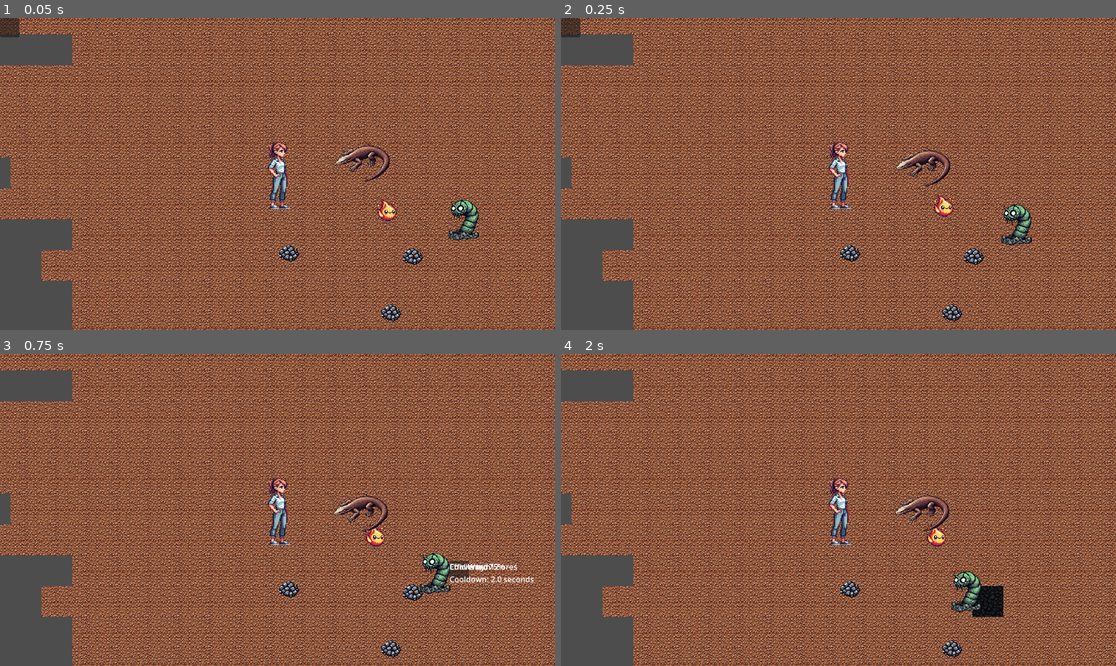
Above: before the commit, frames 1-4 (two rows, left to right).
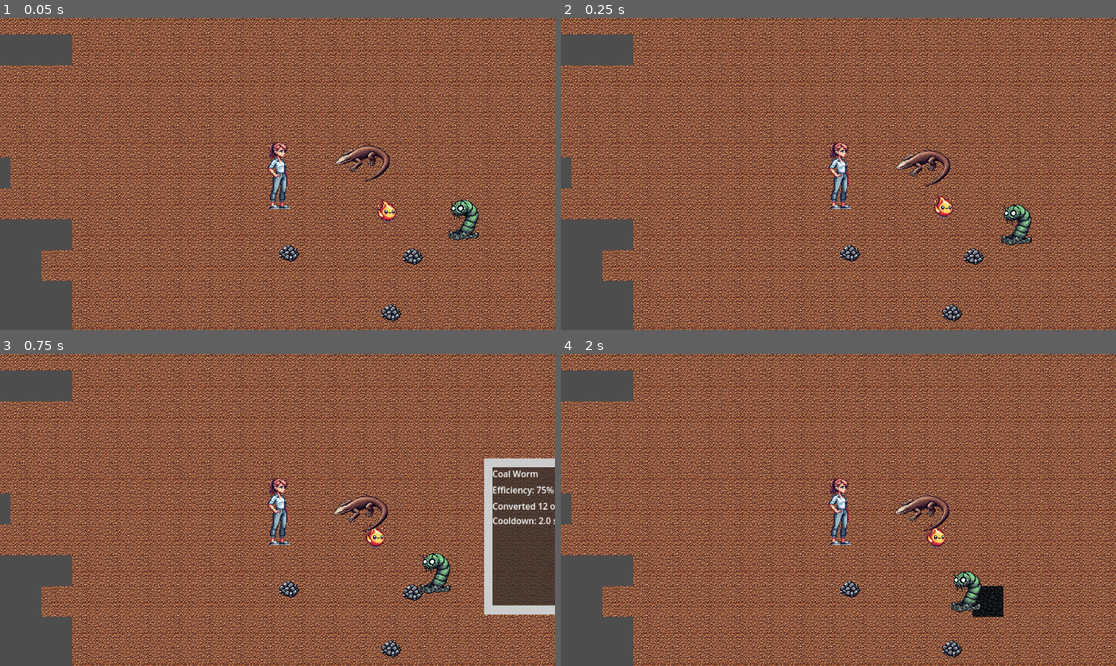
Above: after the commit, the same moments.

Repository: aaronjmcd2/ecomonster-project
Game: Godot game, scene res://scenes/Main.tscn
The game is run twice, just before and just after one commit, with the same random seed, the same clock (stepped at 60 frames per second) and the same inputs.
Inputs (mouse positions are in pixels of both pictures, inside the frame that each line leads up to):
- Up to frame 1 (0.05 s): no input
- Up to frame 2 (0.25 s): no input
- Up to frame 3 (0.75 s): drag from (444, 566) to (333, 441) at 0.52 s
- Up to frame 4 (2 s): drag from (727, 525) to (810, 572) at 1.27 s

The runs differ from the first frame. In frame 1, 0.2% of the frame differs, in the area x 0-4%, y 0-7%; in frame 2, 0.2%; in frame 3, 6.4%, in the area x 80-100%, y 33-84%; in frame 4, nothing differs.

Commit message:
Added UI to remaining monsters and fixed problems with look of UI

Diff:
--- a/scenes/Dragon.tscn
+++ b/scenes/Dragon.tscn
@@ -1,6 +1,6 @@
 [gd_scene load_steps=5 format=3 uid="uid://b7he5tq8l7t7i"]
 
-[ext_resource type="Script" uid="uid://d2fbxnvdgoy1v" path="res://Dragon.gd" id="1_yknt0"]
+[ext_resource type="Script" uid="uid://d2fbxnvdgoy1v" path="res://scripts/Dragon.gd" id="1_yknt0"]
 [ext_resource type="PackedScene" uid="uid://d34k3bh2ptavc" path="res://scenes/IronOreDrop.tscn" id="2_2awct"]
 [ext_resource type="Texture2D" uid="uid://c7s8yh63ldkjh" path="res://sprites/Monsters/Dragon.png" id="2_q2k8u"]
 
@@ -8,6 +8,7 @@
 size = Vector2(102, 35)
 
 [node name="Dragon" type="CharacterBody2D" groups=["monsters"]]
+input_pickable = true
 script = ExtResource("1_yknt0")
 ore_drop_scene = ExtResource("2_2awct")
 
--- a/scenes/FireElemental.tscn
+++ b/scenes/FireElemental.tscn
@@ -1,6 +1,6 @@
 [gd_scene load_steps=4 format=3 uid="uid://dmu5gj4pq8apf"]
 
-[ext_resource type="Script" uid="uid://c8pam7rqh754n" path="res://FireElemental.gd" id="1_84vng"]
+[ext_resource type="Script" uid="uid://c8pam7rqh754n" path="res://scripts/FireElemental.gd" id="1_84vng"]
 [ext_resource type="Texture2D" uid="uid://c2efpqjg6600s" path="res://sprites/Monsters/FireElemental.png" id="2_1x2w1"]
 
 [sub_resource type="CircleShape2D" id="CircleShape2D_4efj1"]
@@ -8,6 +8,7 @@
 
 [node name="FireElemental" type="CharacterBody2D" groups=["monsters"]]
 collision_layer = 2
+input_pickable = true
 script = ExtResource("1_84vng")
 
 [node name="Sprite2D" type="Sprite2D" parent="."]
--- a/scenes/Main.tscn
+++ b/scenes/Main.tscn
@@ -6,6 +6,7 @@
 [ext_resource type="PackedScene" uid="uid://diaywsr5x8gc8" path="res://scenes/CoalWorm.tscn" id="4_vcsgt"]
 [ext_resource type="PackedScene" uid="uid://dmu5gj4pq8apf" path="res://scenes/FireElemental.tscn" id="5_vcsgt"]
 [ext_resource type="PackedScene" uid="uid://b7he5tq8l7t7i" path="res://scenes/Dragon.tscn" id="6_c01mt"]
+[ext_resource type="PackedScene" uid="uid://ccfcrl5wxjvor" path="res://scenes/MonsterInfoPopup.tscn" id="7_nxtc6"]
 
 [node name="Main" type="Node2D"]
 
@@ -39,3 +40,5 @@
 
 [node name="Dragon" parent="." instance=ExtResource("6_c01mt")]
 position = Vector2(-230, -123)
+
+[node name="MonsterInfoPopup" parent="." instance=ExtResource("7_nxtc6")]
--- a/scenes/MonsterInfoPopup.tscn
+++ b/scenes/MonsterInfoPopup.tscn
@@ -1,25 +1,44 @@
-[gd_scene load_steps=2 format=3 uid="uid://ccfcrl5wxjvor"]
+[gd_scene load_steps=3 format=3 uid="uid://ccfcrl5wxjvor"]
 
 [ext_resource type="Script" uid="uid://cx85rxy22h213" path="res://scripts/MonsterInfoPopup.gd" id="1_3kvvm"]
 
+[sub_resource type="StyleBoxFlat" id="StyleBoxFlat_3kvvm"]
+bg_color = Color(0.184314, 0.176471, 0.164706, 0.698039)
+border_width_left = 10
+border_width_top = 10
+border_width_right = 10
+border_width_bottom = 10
+expand_margin_left = 70.0
+expand_margin_top = 67.0
+expand_margin_right = 66.0
+expand_margin_bottom = 69.0
+
 [node name="MonsterInfoPopup" type="CanvasLayer"]
+layer = 0
+visible = false
 script = ExtResource("1_3kvvm")
 
 [node name="Panel" type="Panel" parent="."]
+custom_minimum_size = Vector2(40, 40)
 offset_right = 40.0
 offset_bottom = 40.0
+scale = Vector2(1.68, 1.84)
+theme_override_styles/panel = SubResource("StyleBoxFlat_3kvvm")
 
-[node name="Label_Name" type="Label" parent="Panel"]
+[node name="VBoxContainer" type="VBoxContainer" parent="Panel"]
 layout_mode = 0
-offset_right = 40.0
-offset_bottom = 23.0
+offset_left = -60.0
+offset_top = -57.0
+offset_right = -20.0
+offset_bottom = 24.0
+scale = Vector2(0.666667, 0.630435)
+theme_override_constants/separation = 6
 
-[node name="Label_Efficiency" type="Label" parent="Panel"]
-layout_mode = 0
-offset_right = 40.0
-offset_bottom = 23.0
+[node name="Label_Name" type="Label" parent="Panel/VBoxContainer"]
+layout_mode = 2
 
-[node name="Label_Stats" type="Label" parent="Panel"]
-layout_mode = 0
-offset_right = 40.0
-offset_bottom = 23.0
+[node name="Label_Efficiency" type="Label" parent="Panel/VBoxContainer"]
+layout_mode = 2
+
+[node name="Label_Stats" type="Label" parent="Panel/VBoxContainer"]
+layout_mode = 2
--- a/Dragon.gd
+++ b/scripts/Dragon.gd
@@ -70,3 +70,15 @@
 	var direction = (target - global_position).normalized()
 	velocity = direction * move_speed
 	move_and_slide()
+
+func _input_event(viewport, event, shape_idx):
+	if event is InputEventMouseButton and event.pressed and event.button_index == MOUSE_BUTTON_LEFT:
+		print("Dragon clicked!")
+
+		var info = {
+			"name": "Dragon",
+			"efficiency": int(float(lava_storage) / float(max_lava_storage) * 100.0),
+			"stats": "Lava Stored: %d/%d\nOre Output: %d\nCooldown: %.1f sec" % [lava_storage, max_lava_storage, ore_drop_count, cooldown_time]
+		}
+
+		MonsterInfo.show_info(info, event.position)
--- a/FireElemental.gd
+++ b/scripts/FireElemental.gd
@@ -54,3 +54,15 @@
 func convert_coal_to_lava():
 	ConversionModule.replace_tile(target_position, 0, 2) # coal to lava
 	target_position = null
+
+func _input_event(viewport, event, shape_idx):
+	if event is InputEventMouseButton and event.pressed and event.button_index == MOUSE_BUTTON_LEFT:
+		print("Fire Elemental clicked!")
+
+		var info = {
+			"name": "Fire Elemental",
+			"efficiency": 100 if is_busy else 0,  # just a placeholder metric for now
+			"stats": "Currently Targeting: %s\nCooldown: %.1f seconds" % [str(target_position), conversion_cooldown]
+		}
+
+		MonsterInfo.show_info(info, event.position)
--- a/scripts/MonsterInfoPopup.gd
+++ b/scripts/MonsterInfoPopup.gd
@@ -1,9 +1,9 @@
 extends CanvasLayer
 
 @onready var panel = $Panel
-@onready var label_name = $Panel/Label_Name
-@onready var label_efficiency = $Panel/Label_Efficiency
-@onready var label_stats = $Panel/Label_Stats
+@onready var label_name = $Panel/VBoxContainer/Label_Name
+@onready var label_efficiency = $Panel/VBoxContainer/Label_Efficiency
+@onready var label_stats = $Panel/VBoxContainer/Label_Stats
 
 var is_showing := false
 
@@ -12,7 +12,7 @@
 	label_efficiency.text = "Efficiency: %d%%" % monster_data.get("efficiency", 0)
 	label_stats.text = monster_data.get("stats", "No data available.")
 
-	panel.global_position = screen_position + Vector2(10, -10) # slight offset so it doesn't cover the monster
+	panel.global_position = screen_position + Vector2(200, -100) # slight offset so it doesn't cover the monster
 	is_showing = true
 	visible = true
 
Not shown: 1 places in scenes/Main.tscn that only renumber resources
Renamed: Dragon.gd.uid -> scripts/Dragon.gd.uid
Renamed: FireElemental.gd.uid -> scripts/FireElemental.gd.uid
